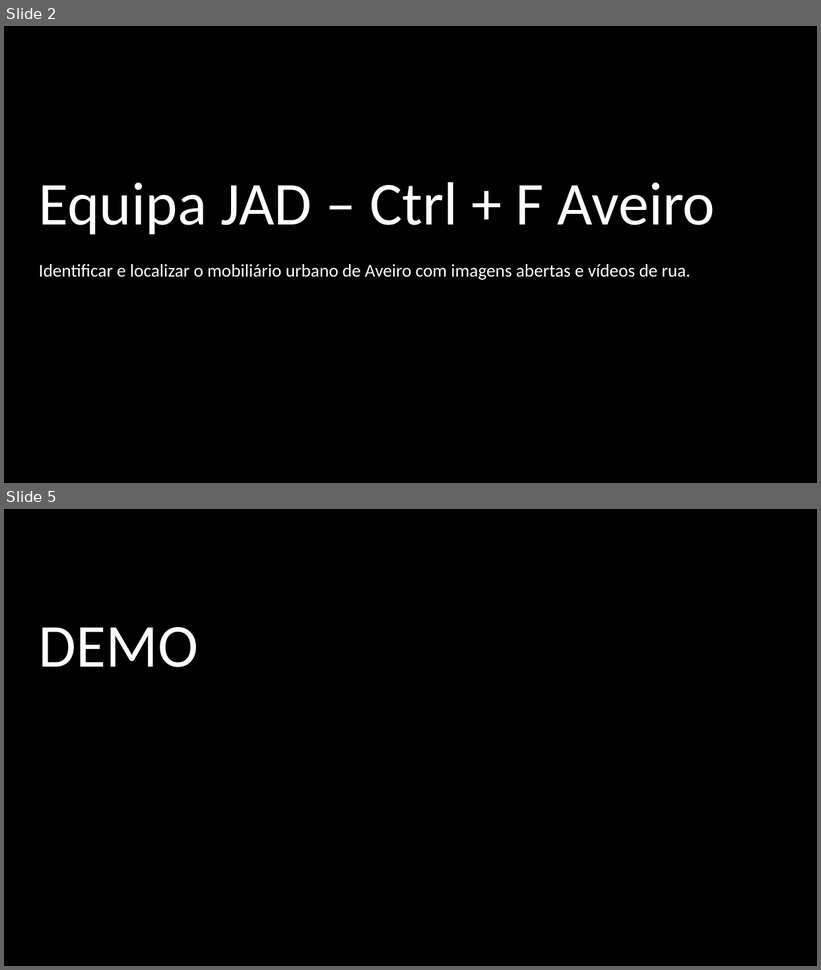
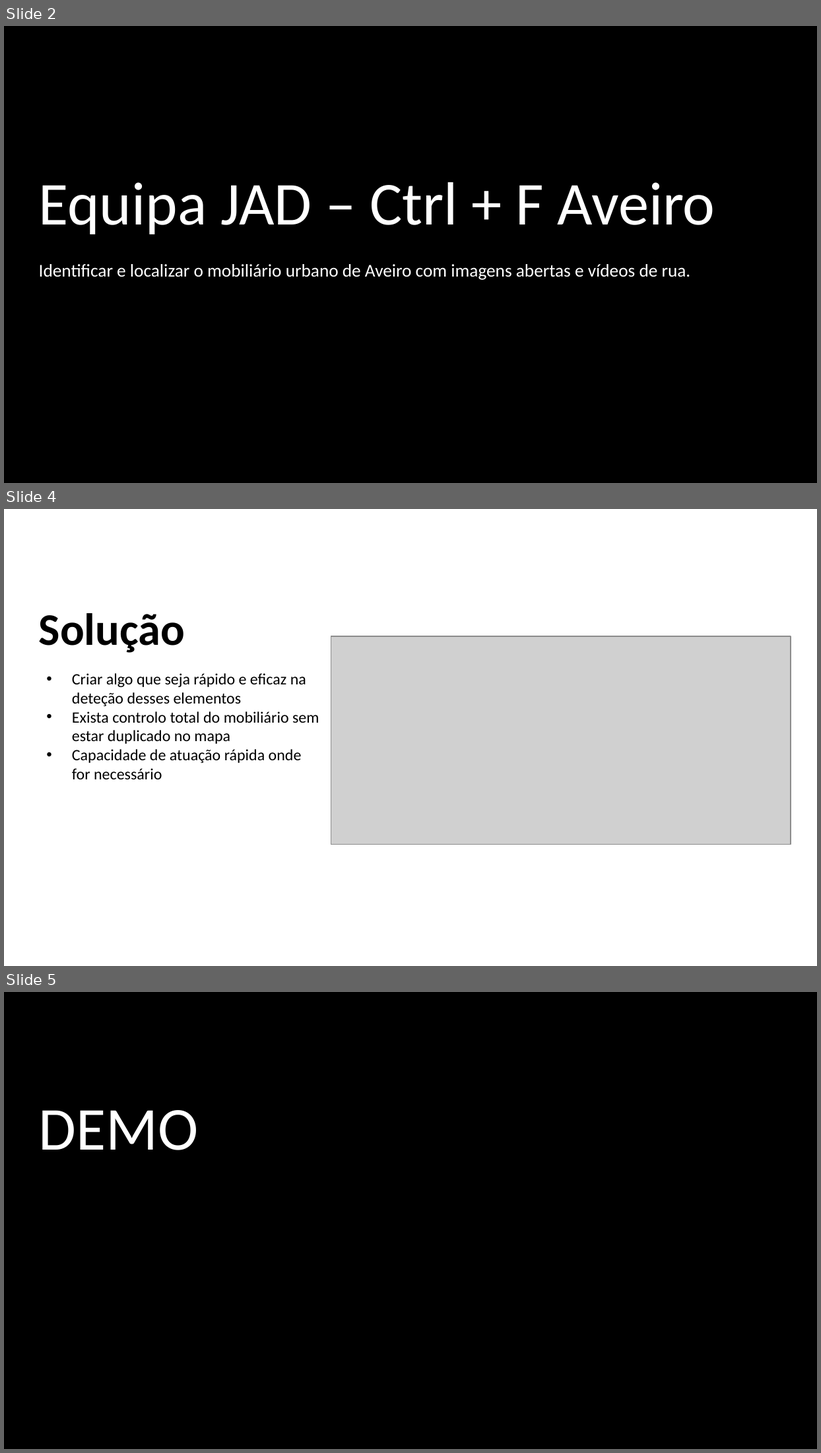
Before and after one commit to JAD-Hackathon/challenge2, a slide deck: docs/JAD_ATC_Hackathon_2026.pptx. Shown one above the other, each under a label of ours: slides 2 and 5 before the commit, slides 2, 4 and 5 after it; the slides between them are not shown. The pictures are 821x970 and 821x1453 pixels, drawn with LibreOffice and Linux fonts; fonts in the diff are those of the drawing; grey boxes stand for pictures; background and template pictures are left out. Boxes give left, top, right and bottom in pixels: in the first picture for what was removed or moved away, otherwise in the second. Text is boxed around its words. In the diff, an @@ line names an element or a change of style, - is before the commit and + after.

```diff
--- a/docs/JAD_ATC_Hackathon_2026.pptx
+++ b/docs/JAD_ATC_Hackathon_2026.pptx
@@ slide 4 added at (x1=4, y1=509, x2=817, y2=966), background #FFFFFF @@
@@ title added at (x1=39, y1=613, x2=185, y2=653), 40 pt, text #000000, bold @@
+Solução
@@ picture added at (x1=331, y1=636, x2=791, y2=845) @@
@@ text added at (x1=72, y1=673, x2=319, y2=780), 14 pt, text #000000 @@
+• Criar algo que seja rápido e eficaz na deteção desses elementos
+• Exista controlo total do mobiliário sem estar duplicado no mapa
+• Capacidade de atuação rápida onde for necessário
```
Also in this commit, not shown: 2 other slides added, 3 slides removed, 8 other files.
